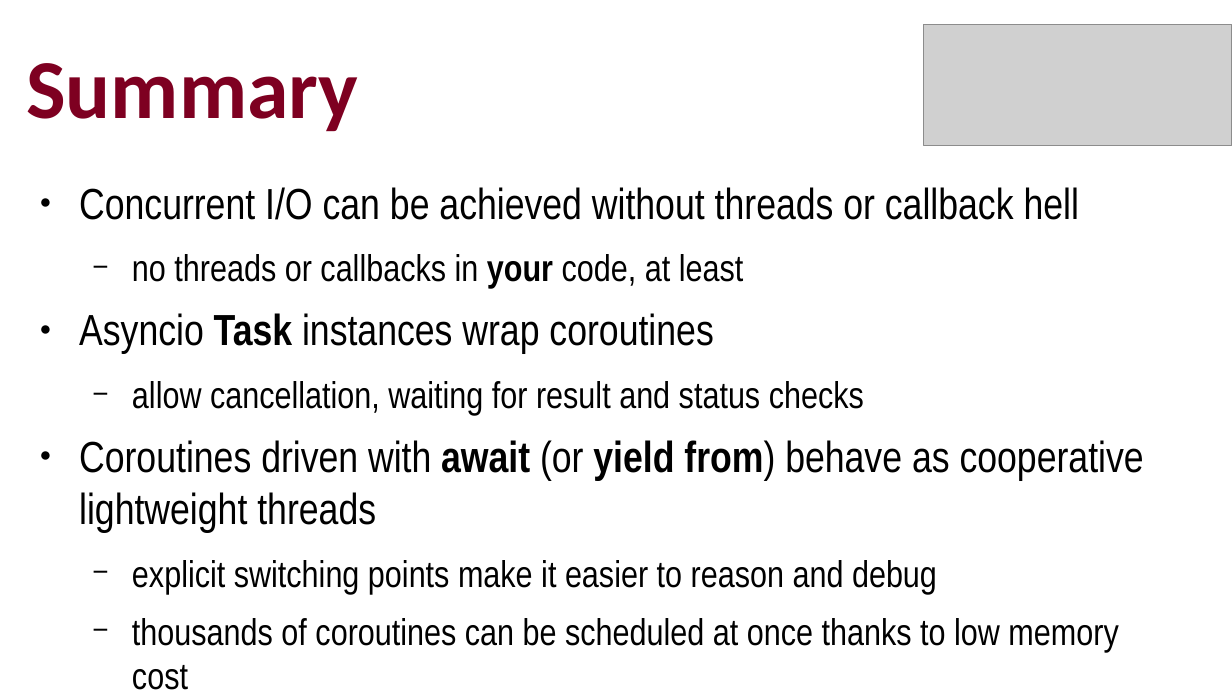
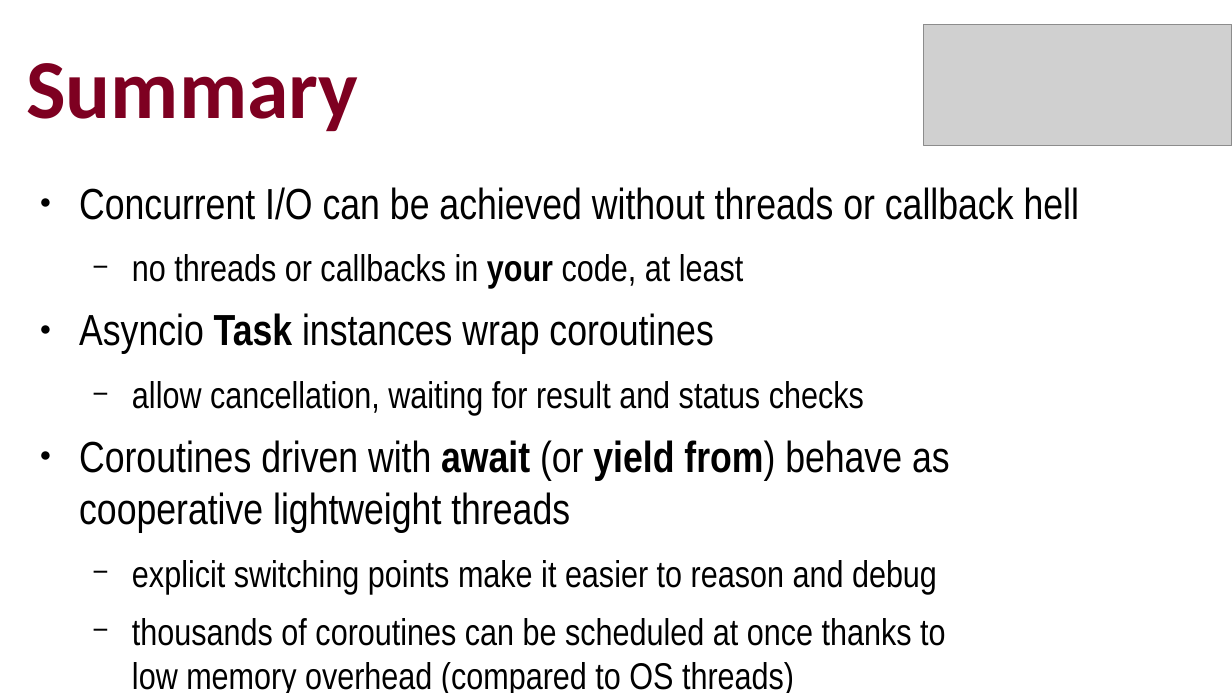
Before and after one commit to ramalho/platespinning, a slide deck: slide 44 of plate-spinning-oscon-eu.odp (slide 41 before the commit). Drawn at 1232x693 pixels with LibreOffice and Linux fonts; fonts in the diff are those of the drawing; grey boxes stand for pictures. Boxes give left, top, right and bottom in pixels: in the first picture for what was removed or moved away, otherwise in the second. Text is boxed around its words. In the diff, an @@ line names an element or a change of style, - is before the commit and + after.

```diff
--- a/plate-spinning-oscon-eu.odp
+++ b/plate-spinning-oscon-eu.odp
@@ text at (132,618,945,693): text changed @@
-  − thousands of coroutines can be scheduled at once thanks to low memory cost
+  − thousands of coroutines can be scheduled at once thanks to
+    low memory overhead (compared to OS threads)
```
Also in this commit, not shown: 12 other slides changed, 4 slides added, 1 slide removed, 3 other files.
